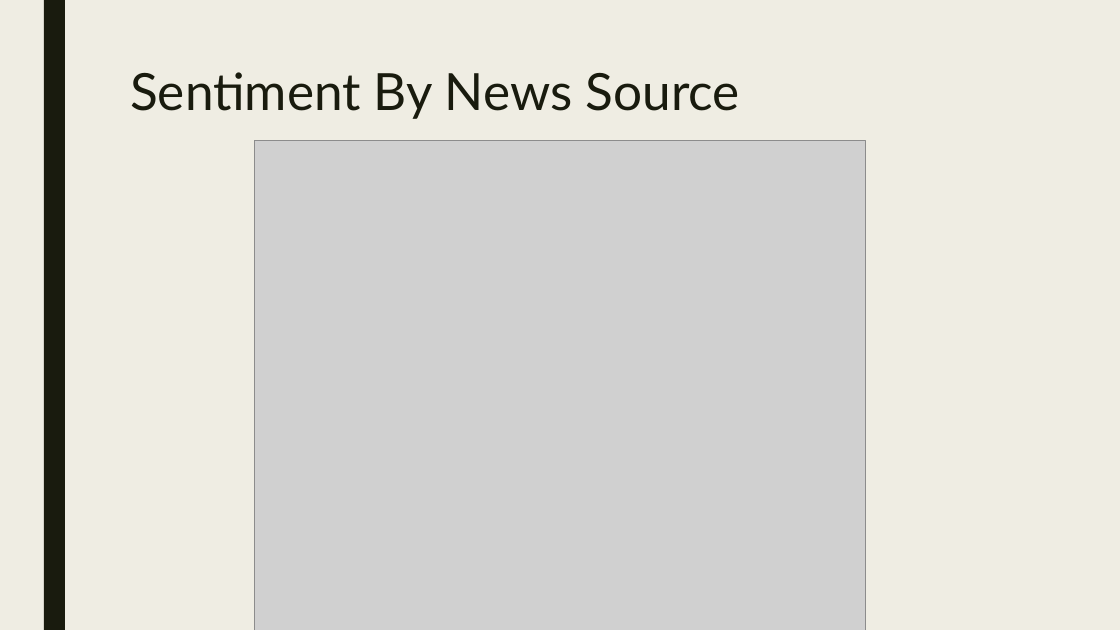
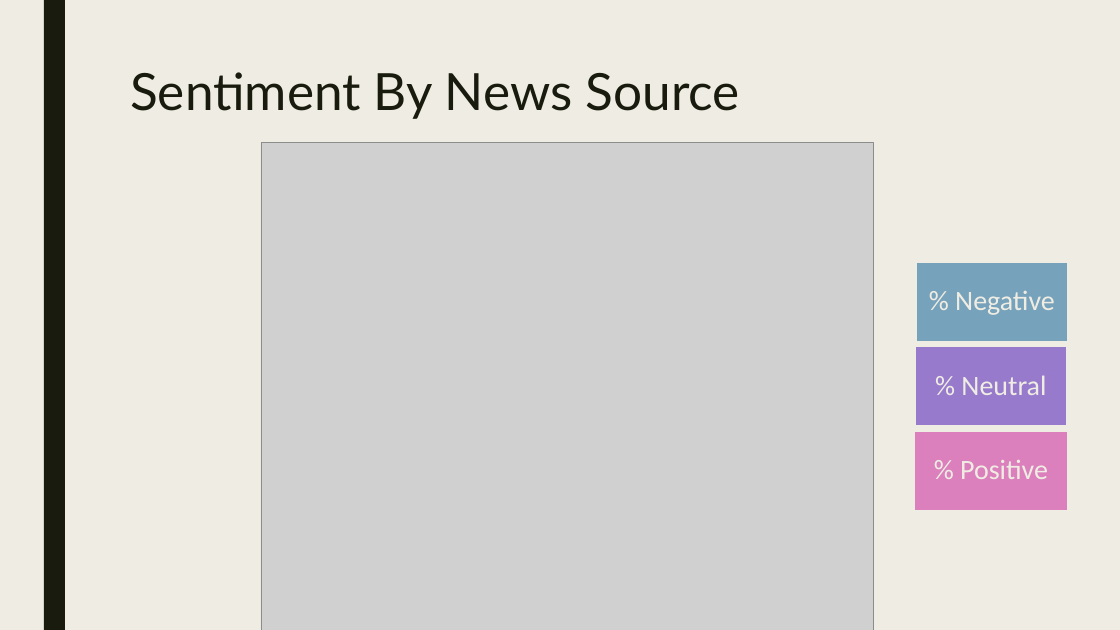
Before and after one commit to James-Ashley/sentiment-analysis-dashboard, a slide deck: slide 5 of demo_day_deck.pptx. Drawn at 1120x630 pixels with LibreOffice and Linux fonts; fonts in the diff are those of the drawing; grey boxes stand for pictures. Boxes give left, top, right and bottom in pixels: in the first picture for what was removed or moved away, otherwise in the second. Text is boxed around its words. In the diff, an @@ line names an element or a change of style, - is before the commit and + after.

```diff
--- a/demo_day_deck.pptx
+++ b/demo_day_deck.pptx
@@ picture moved from (x1=255, y1=140, x2=866, y2=630) to (x1=261, y1=142, x2=874, y2=630) @@
@@ group added at (x1=914, y1=261, x2=1069, y2=511): 3 rectangles, 3 texts @@
+% Negative
+% Neutral
+% Positive
```
Also in this commit, not shown: 4 other slides changed.
